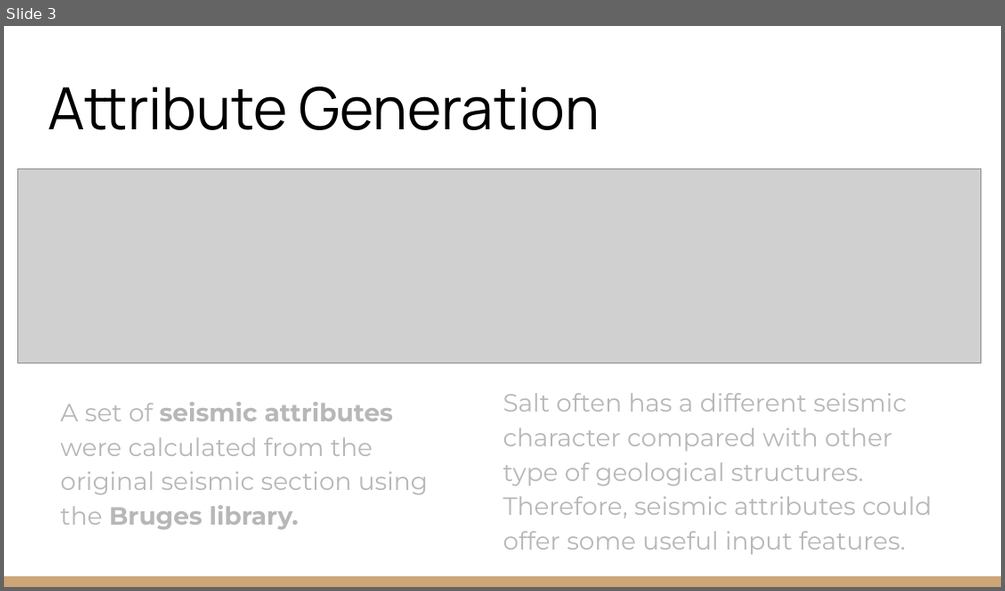
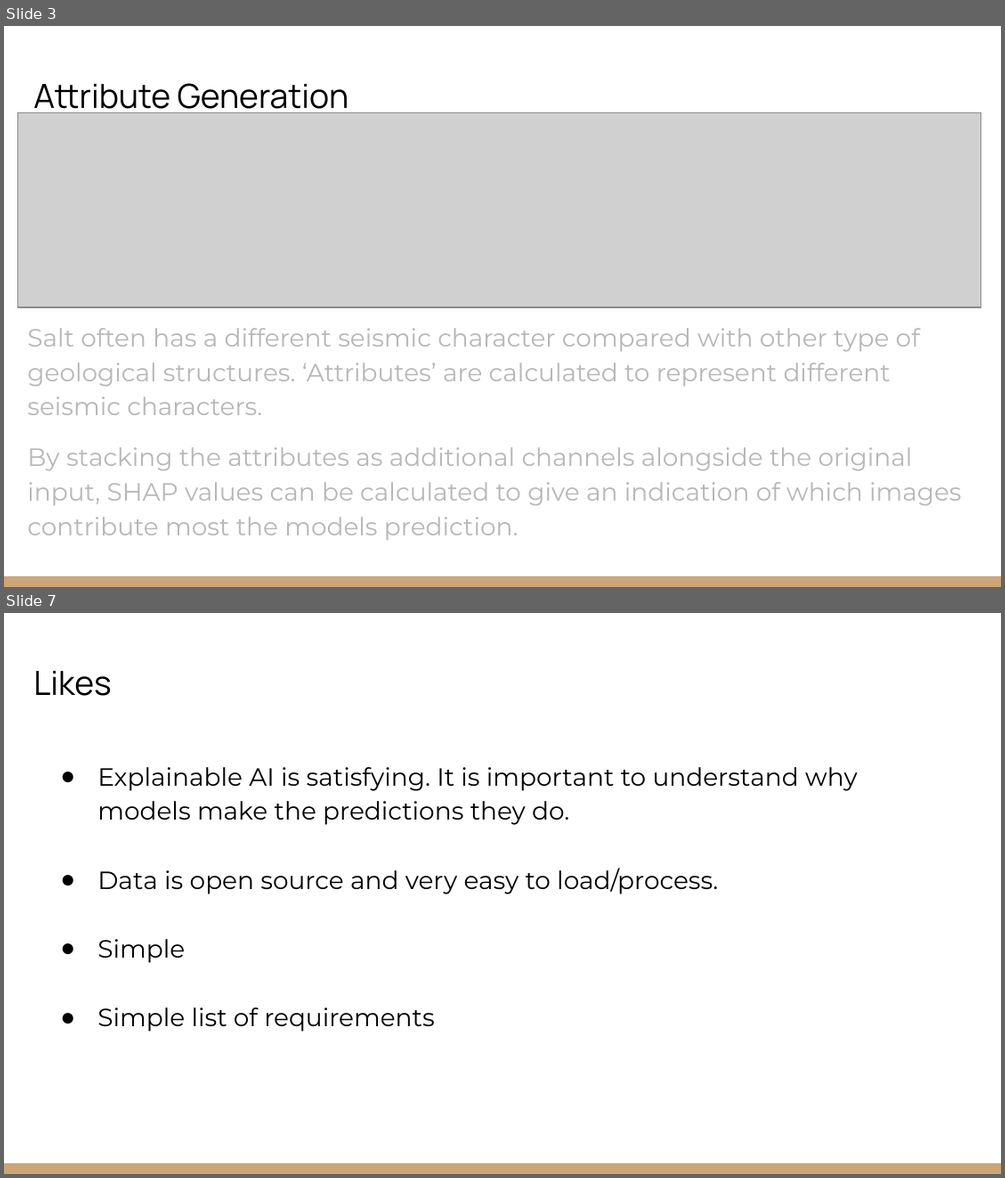
Before and after one commit to EdwinB12/Explainable-Christmas, a slide deck: Presentations/EAGE_Hackathon_2022_Explainable_Christmas.pptx. Shown one above the other, each under a label of ours: slide 3 before the commit, slides 3 and 7 after it; the slides between them are not shown. The pictures are 1005x591 and 1005x1178 pixels, drawn with LibreOffice and Linux fonts; fonts in the diff are those of the drawing; grey boxes stand for pictures. Boxes give left, top, right and bottom in pixels: in the first picture for what was removed or moved away, otherwise in the second. Text is boxed around its words. In the diff, an @@ line names an element or a change of style, - is before the commit and + after.

```diff
--- a/Presentations/EAGE_Hackathon_2022_Explainable_Christmas.pptx
+++ b/Presentations/EAGE_Hackathon_2022_Explainable_Christmas.pptx
@@ slide 7 added at (4, 613, 1001, 1174), background #FFFFFF; not listed: 1 template element that a slide beside it also shows @@
@@ title added at (33, 671, 111, 696), 24 pt, text #000000 @@
+Likes
@@ text added at (97, 767, 857, 1031), 18 pt, text #000000 @@
+● Explainable AI is satisfying. It is important to understand why models make the predictions they do.
+● Data is open source and very easy to load/process.
+● Simple
+● Simple list of requirements
@@ slide 3 changed as well @@
@@ title "Attribute Generation": place and size @@
-title "Attribute Generation" at (48, 87, 599, 130)
+title "Attribute Generation" at (33, 83, 349, 118)
@@ title "Attribute Generation" at (33, 83, 349, 118): size 42 to 24 pt @@
@@ picture: place and size @@
-picture at (18, 168, 982, 363)
+picture at (18, 112, 982, 307)
@@ text at (27, 328, 962, 540): text changed @@
-Salt often has a different seismic character compared with other type of geological structures. Therefore, seismic attributes could offer some useful input features.
+Salt often has a different seismic character compared with other type of geological structures. ‘Attributes’ are calculated to represent different seismic characters.
+By stacking the attributes as additional channels alongside the original input, SHAP values can be calculated to give an indication of which images contribute most the models prediction.
@@ text removed at (60, 402, 428, 530) @@
-A set of seismic attributes were calculated from the original seismic section using the Bruges library.
```
Also in this commit, not shown: 9 other slides changed, 8 other slides added, 2 slides removed, 8 other files.
